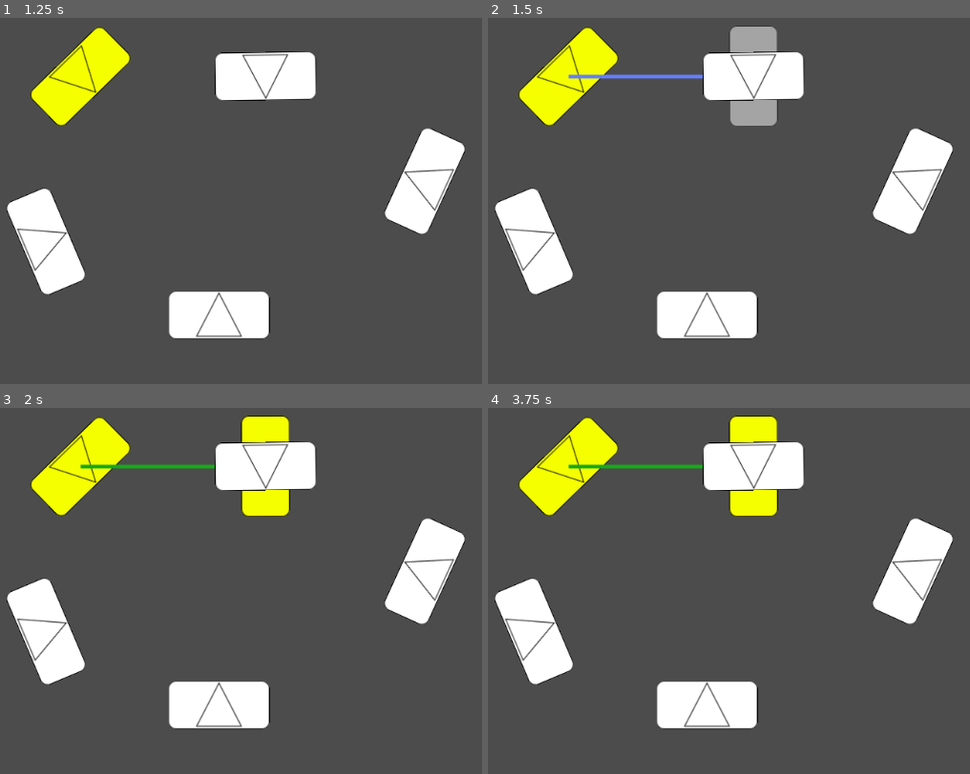
Above: before the commit, frames 1-4 (two rows, left to right).
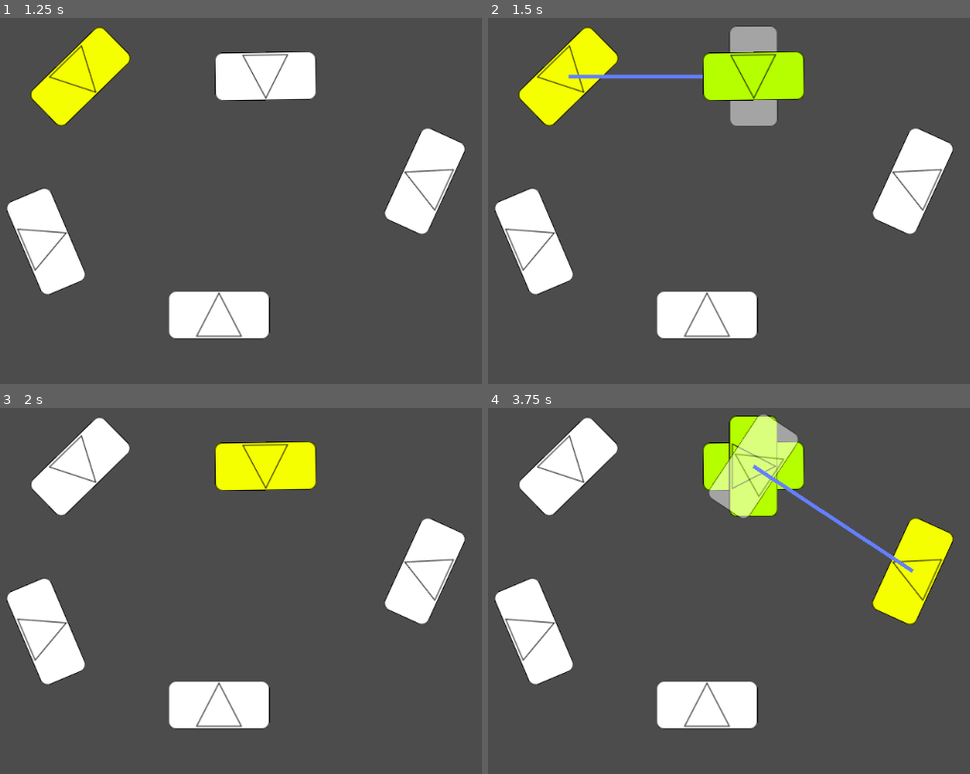
Above: after the commit, the same moments.

Repository: StStep/tatzelwurm-client
Game: Godot game, scene res://start.tscn
The game is run twice, just before and just after one commit, with the same random seed, the same clock (stepped at 60 frames per second) and the same inputs.
Inputs (mouse positions are in pixels of both pictures, inside the frame that each line leads up to):
- Up to frame 1 (1.25 s): tap Enter (ui_accept) at 0.5, 0.77 s; move the mouse to (81, 76) at 0.52 s
- Up to frame 2 (1.5 s): tap Enter (ui_accept) at 1.25 s; move the mouse to (753, 76) at 1.27 s
- Up to frame 3 (2 s): tap Enter (ui_accept) at 1.52 s
- Up to frame 4 (3.75 s): tap Enter (ui_accept) at 2, 2.75, 3.02, 3.5 s; move the mouse to (912, 572) at 2.77 s; move the mouse to (753, 466) at 3.52 s

Frame 1 is identical in both runs. In frame 2, 2.7% of the frame differs, in the area x 44-66%, y 9-23%; in frame 3, 7.1%; in frame 4, 10%, in the area x 6-97%, y 1-60%.

Commit message:
Varias changes

Diff:
--- a/bgg/Unit/Unit.gd
+++ b/bgg/Unit/Unit.gd
@@ -22,13 +22,13 @@
 var state = STATE.Not_Selected
 var marker_color = C_NOT_SELECTED
 var path_color = C_PATH_NOT_SELECTED
-onready var gm = get_node('/root/SelectManager')
 onready var ghost = get_node('Ghost')
 onready var start_marker_sprite = get_node('StartMarker/Sprite')
 onready var end_marker_sprite = get_node('EndMarker/Sprite')
 onready var move_prev = get_node('MovePreview')
 onready var start_marker = get_node("StartMarker")
 onready var end_marker = get_node("EndMarker")
+onready var select_item = get_node('SelectItem')
 var move_node = load("res://unit/position_node.tscn")
 
 # Tail of move node list
@@ -46,11 +46,13 @@
 	start_marker.connect('event_while_hovering_occured', self, '_accept_event')
 	end_marker.connect('mouse_hover_changed', self, '_render_marker_highlight', [end_marker])
 	end_marker.connect('event_while_hovering_occured', self, '_accept_event')
+	select_item.connect('selection_changed', self, '_on_sel_change')
+	select_item.connect('item_event_occured', self, '_accept_event')
 	end_marker.hide()
 
 func _exit_tree():
 	if is_selected():
-		gm.req_deselection()
+		SelectManager.req_selection(null)
 
 func _process(delta):
 	var mpos = get_viewport().get_mouse_position()
@@ -77,6 +79,12 @@
 	if handle_input(ev):
 		get_tree().set_input_as_handled()
 
+func _on_sel_change(is_sel):
+	if is_sel:
+		_change_state(STATE.Idle)
+	else:
+		_change_state(STATE.Not_Selected)
+
 func _highlight():
 	start_marker_sprite.modulate = C_HIGHLIGHT
 	end_marker_sprite.modulate = C_HIGHLIGHT
@@ -96,7 +104,7 @@
 func _render_marker_highlight(marker):
 	# Highlight everything if not yet selected
 	if state == STATE.Not_Selected and marker.is_mouse_hovering \
-			and gm.is_selection_allowed():
+			and SelectManager.is_selection_allowed():
 		_highlight()
 	# If busy or not selected, don't highlight anything
 	elif state == STATE.Not_Selected or is_busy():
@@ -207,22 +215,12 @@
 	else:
 		_on_mv_reset()
 
-# Determines if this unit can be deselected
 func is_busy():
-	if state == STATE.Not_Selected or state == STATE.Idle:
-		return false
-	else:
-		return true
-
-# Determines if this unit can be deselected
+	return select_item.is_busy
+
 func is_selected():
-	if state == STATE.Not_Selected:
-		return false
-	else:
-		return true
-
-# select_item Interface
-# >>>>>>>>>>>>>>>>>>>>>>>>>>>>>>>>>>>>>>>>>>>>>>>>>>>>>>>>>>>>>>>>>
+	return select_item.is_selected
+
 func handle_input(ev):
 	var ret = false
 	match state:
@@ -230,8 +228,8 @@
 		STATE.Not_Selected:
 			if (start_marker.is_mouse_hovering or end_marker.is_mouse_hovering) \
 					and ev.is_action_pressed("ui_accept") \
-					and gm.is_selection_allowed():
-				gm.req_selection(self)
+					and SelectManager.is_selection_allowed():
+				SelectManager.req_selection(select_item)
 				ret = true
 		# Start adding moves if hightlighted or deselect
 		STATE.Idle:
@@ -244,7 +242,8 @@
 			elif mv_adj and mv_adj.marker.is_mouse_hovering and ev.is_action_pressed("ui_accept"):
 				_change_state(STATE.Adjust_Move_Node)
 			elif ev.is_action_pressed("ui_cancel"):
-				gm.req_deselection()
+				if SelectManager.is_selection_allowed():
+					SelectManager.req_selection(null)
 			else:
 				ret = false
 		# Add Move or Return to Idle
@@ -269,10 +268,3 @@
 		_:
 			pass
 	return ret
-
-func select():
-	_change_state(STATE.Idle)
-
-func deselect():
-	_change_state(STATE.Not_Selected)
-# <<<<<<<<<<<<<<<<<<<<<<<<<<<<<<<<<<<<<<<<<<<<<<<<<<<<<<<<<<<<<<<<<<<<
--- a/bgg/Unit/Unit.tscn
+++ b/bgg/Unit/Unit.tscn
@@ -1,26 +1,31 @@
-[gd_scene load_steps=5 format=2]
+[gd_scene load_steps=6 format=2]
 
 [ext_resource path="res://unit/unit.gd" type="Script" id=1]
-[ext_resource path="res://unit/block_with_direction.png" type="Texture" id=2]
-[ext_resource path="res://utilities/mouse_detector.gd" type="Script" id=3]
+[ext_resource path="res://utilities/select_item.gd" type="Script" id=2]
+[ext_resource path="res://unit/block_with_direction.png" type="Texture" id=3]
+[ext_resource path="res://utilities/mouse_area_2d.gd" type="Script" id=4]
 
 [sub_resource type="RectangleShape2D" id=1]
 
 custom_solver_bias = 0.0
 extents = Vector2( 68, 32.5 )
 
-[node name="Unit" type="Node2D"]
+[node name="Unit" type="Node2D" index="0"]
 
 script = ExtResource( 1 )
 
-[node name="Ghost" type="Sprite" parent="." index="0"]
+[node name="SelectItem" type="Node" parent="." index="0"]
+
+script = ExtResource( 2 )
+
+[node name="Ghost" type="Sprite" parent="." index="1"]
 
 visible = false
 modulate = Color( 1, 1, 1, 0.491961 )
-texture = ExtResource( 2 )
+texture = ExtResource( 3 )
 _sections_unfolded = [ "Visibility" ]
 
-[node name="StartMarker" type="Area2D" parent="." index="1"]
+[node name="StartMarker" type="Area2D" parent="." index="2"]
 
 input_pickable = true
 gravity_vec = Vector2( 0, 1 )
@@ -29,7 +34,7 @@
 angular_damp = 1.0
 audio_bus_override = false
 audio_bus_name = "Master"
-script = ExtResource( 3 )
+script = ExtResource( 4 )
 
 [node name="Shape" type="CollisionShape2D" parent="StartMarker" index="0"]
 
@@ -38,10 +43,10 @@
 
 [node name="Sprite" type="Sprite" parent="StartMarker" index="1"]
 
-texture = ExtResource( 2 )
+texture = ExtResource( 3 )
 _sections_unfolded = [ "Transform" ]
 
-[node name="EndMarker" type="Area2D" parent="." index="2"]
+[node name="EndMarker" type="Area2D" parent="." index="3"]
 
 input_pickable = true
 gravity_vec = Vector2( 0, 1 )
@@ -50,7 +55,7 @@
 angular_damp = 1.0
 audio_bus_override = false
 audio_bus_name = "Master"
-script = ExtResource( 3 )
+script = ExtResource( 4 )
 
 [node name="Shape" type="CollisionShape2D" parent="EndMarker" index="0"]
 
@@ -59,10 +64,10 @@
 
 [node name="Sprite" type="Sprite" parent="EndMarker" index="1"]
 
-texture = ExtResource( 2 )
+texture = ExtResource( 3 )
 _sections_unfolded = [ "Transform" ]
 
-[node name="MovePreview" type="Line2D" parent="." index="3"]
+[node name="MovePreview" type="Line2D" parent="." index="4"]
 
 points = PoolVector2Array( 737.505, 130.658 )
 width = 5.0
--- a/bgg/Utilities/select_item.gd
+++ b/bgg/Utilities/select_item.gd
@@ -21,7 +21,7 @@
 	is_selected = false
 	emit_signal("selection_changed", is_selected)
 
-func handle_input(ev):
+func accept_input(ev):
 	emit_signal("item_event_occured", ev)
 
 func is_busy():
--- a/bgg/Utilities/select_manager.gd
+++ b/bgg/Utilities/select_manager.gd
@@ -1,42 +1,47 @@
-# Handle overall game-logic
+# Handle selection logic, before requesting a selection, verify
+# that a selection is allowed
+# clear by requesting a selection of null
 
 extends Node
 
-var selected_unit = null
+var selected_item = null setget ,_selected_item_get
+func _selected_item_get():
+	return selected_item
 
 func _ready():
 	set_process_input(true)
 
 func _input(ev):
-	# Pass input through, stop once handled
-	if selected_unit != null and selected_unit.handle_input(ev):
-		get_tree().set_input_as_handled()
-		return
+	if selected_item != null:
+		selected_item.accept_input(ev)
 
 func is_selection_allowed():
-	if selected_unit != null and selected_unit.is_busy():
+	if selected_item != null and selected_item.is_busy():
 		return false
 	else:
 		return true
 
 func req_selection(value):
-	if value == null or value == selected_unit:
+	if value == null:
+		_clear_selection()
+		return
+	elif value == selected_item:
 		return
 
 	# Check for select_item i/f
 	if not value.has_method("select") \
 			or not value.has_method("deselect") \
-			or not value.has_method("handle_input") \
+			or not value.has_method("accept_input") \
 			or not value.has_method("is_busy"):
-		print("Warning: Selected unit missing select functions")
+		print("Warning: select_item missing functions")
 		return
 
-	req_deselection()
-	selected_unit = value
+	_clear_selection()
+	selected_item = value
 	value.select()
 
-func req_deselection():
-	if selected_unit == null:
+func _clear_selection():
+	if selected_item == null:
 		return
-	selected_unit.deselect()
-	selected_unit = null
+	selected_item.deselect()
+	selected_item = null
--- a/bgg/unit/position_node.tscn
+++ b/bgg/unit/position_node.tscn
@@ -1,8 +1,9 @@
 [gd_scene load_steps=6 format=2]
 
 [ext_resource path="res://unit/position_node.gd" type="Script" id=1]
-[ext_resource path="res://utilities/mouse_detector.gd" type="Script" id=2]
+[ext_resource path="res://utilities/mouse_area_2d.gd" type="Script" id=2]
 [ext_resource path="res://unit/circle_with_direction.png" type="Texture" id=3]
+
 
 [sub_resource type="CircleShape2D" id=1]
 
Renamed: bgg/utilities/mouse_detector.gd -> bgg/utilities/mouse_area_2d.gd
